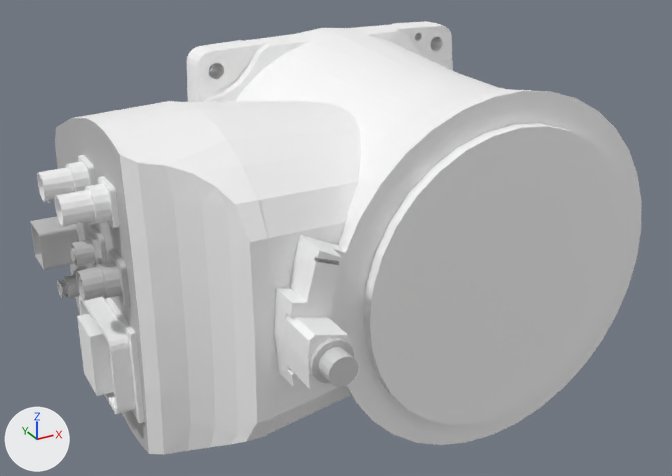
Before and after pictures for a commit that changed the OBJ model docs/public/sim/models/kuka_vcmx/KR_10_R1100_CR/KR_10_R1100_CR.obj.
Camera for both pictures: a 50 mm lens placed at (-0.309, -0.587, 0.232), pointed at (-0.057, -0.129, 0.003). Every picture has the same lights, and +X, +Y and +Z are marked at lower left. The first picture is the older version. Where no turn or scale is listed for an object, it has been applied to the vertices.

In view in the first picture: 'KR_10_R1100_CR'.
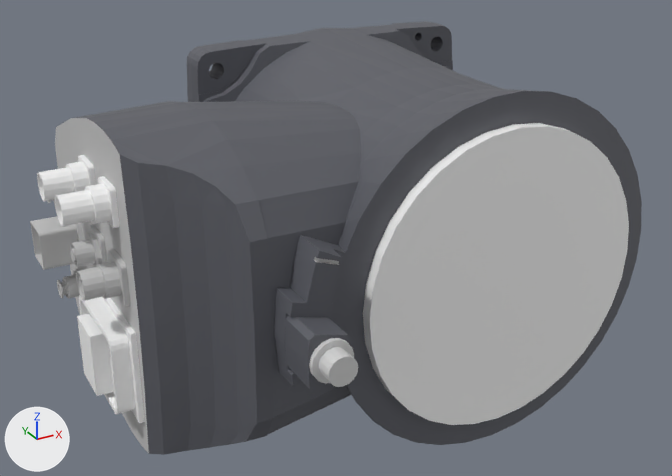
Pixel boxes (x1, y1, x2, y2) of what changed, in the pictures (672 x 476 px):
'KR_10_R1100_CR', recoloured (white to dark grey)
    both: (71, 21, 642, 455)

What changed in the scene script:
```text
Change mat_mat_0:
    mat_mat_0.base_color: (0.957, 0.957, 0.957) -> (0.11, 0.114, 0.133)  # white #fafafa -> dark grey #5d5f66
```
